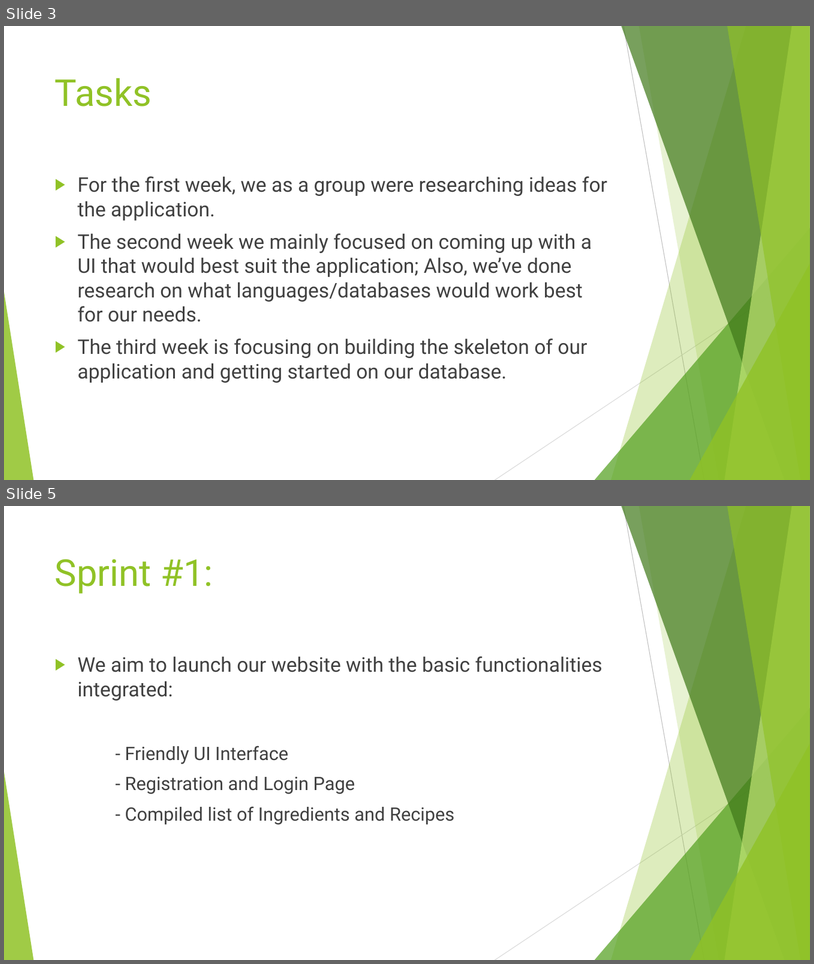
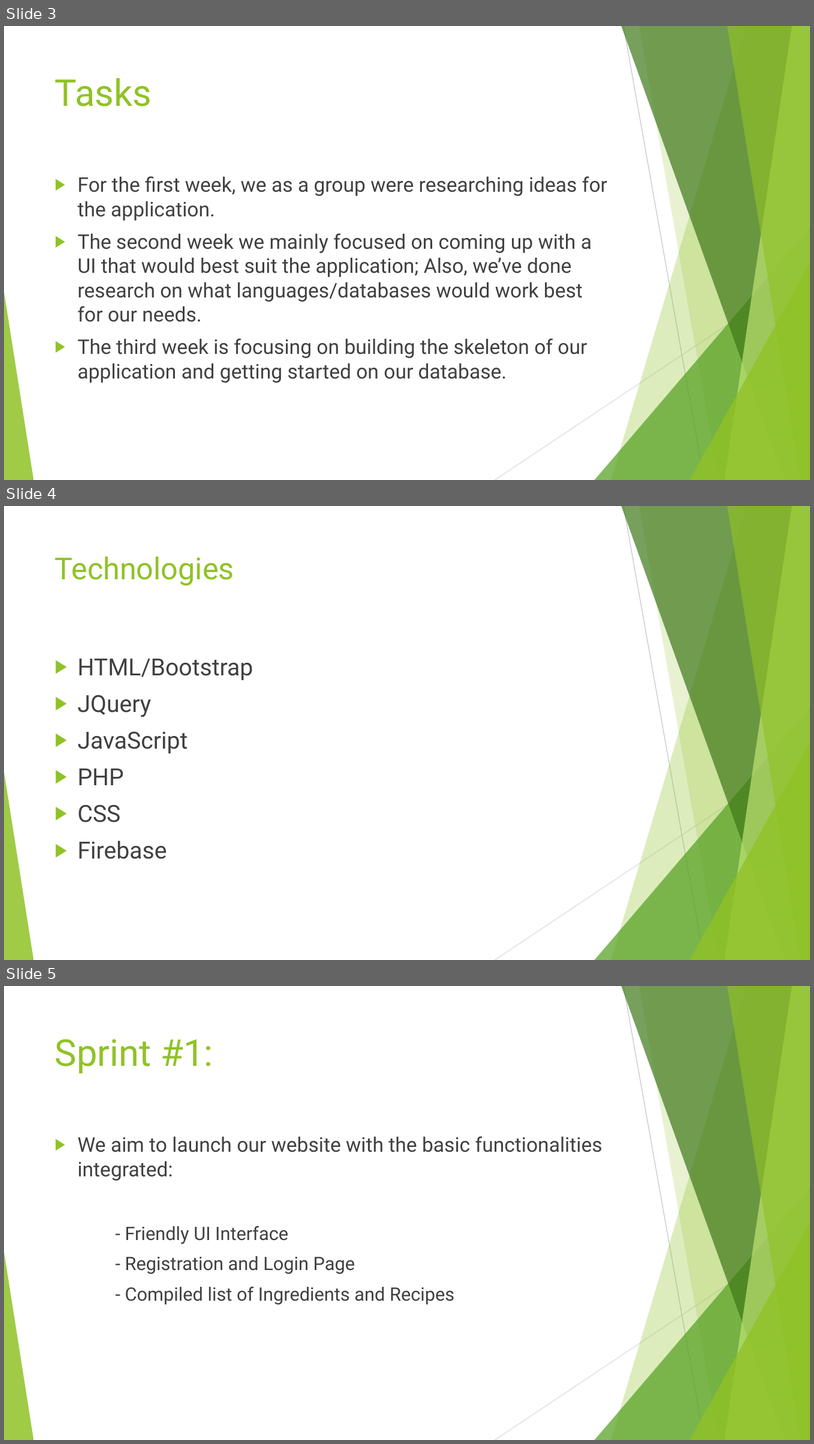
Before and after one commit to AustinBCIT/MVF, a slide deck: Monday May 8th Presentation.pptx. Shown one above the other, each under a label of ours: slides 3 and 5 before the commit, slides 3, 4 and 5 after it; the slides between them are not shown. The pictures are 814x964 and 814x1444 pixels, drawn with LibreOffice and Linux fonts; fonts in the diff are those of the drawing. Boxes give left, top, right and bottom in pixels: in the first picture for what was removed or moved away, otherwise in the second. Text is boxed around its words. In the diff, an @@ line names an element or a change of style, - is before the commit and + after.

```diff
--- a/Monday May 8th Presentation.pptx
+++ b/Monday May 8th Presentation.pptx
@@ slide 4 added at (x1=4, y1=506, x2=810, y2=960), background #FFFFFF; not listed: 10 template elements that a slide beside it also shows @@
@@ title added at (x1=55, y1=556, x2=234, y2=586), 36 pt, text #90C226 @@
+Technologies
@@ text added at (x1=78, y1=658, x2=254, y2=859), 28 pt, text #404040 @@
+▶ HTML/Bootstrap
+▶ JQuery
+▶ JavaScript
+▶ PHP
+▶ CSS
+▶ Firebase
```
Also in this commit, not shown: 1 slide changed, 2 slides removed, 1 other file.
